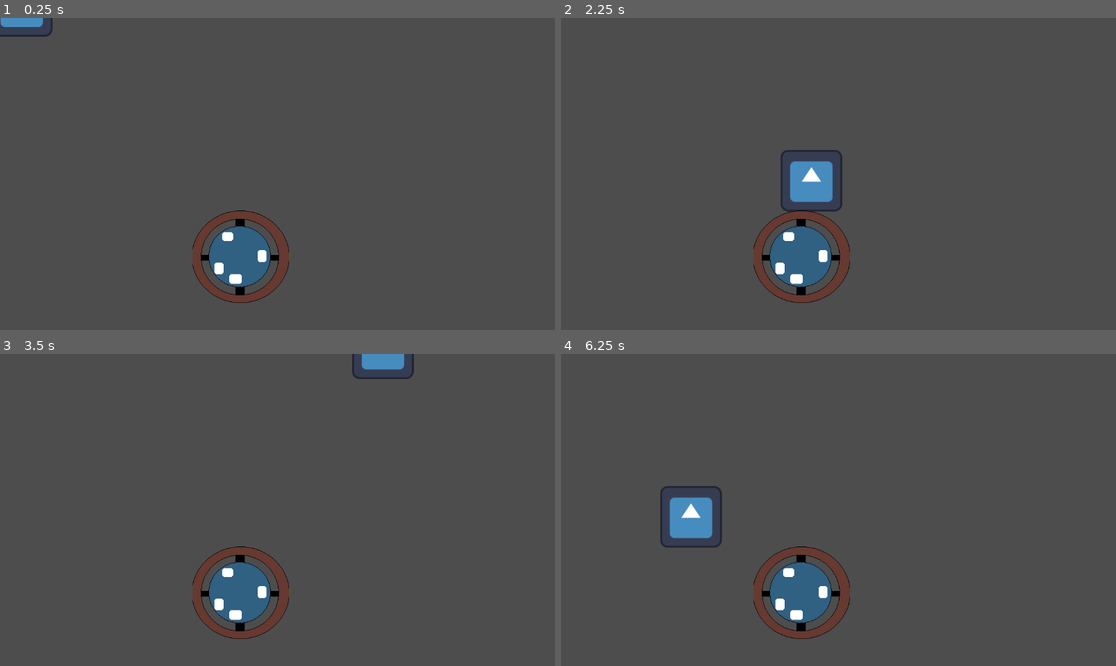
Above: before the commit, frames 1-4 (two rows, left to right).
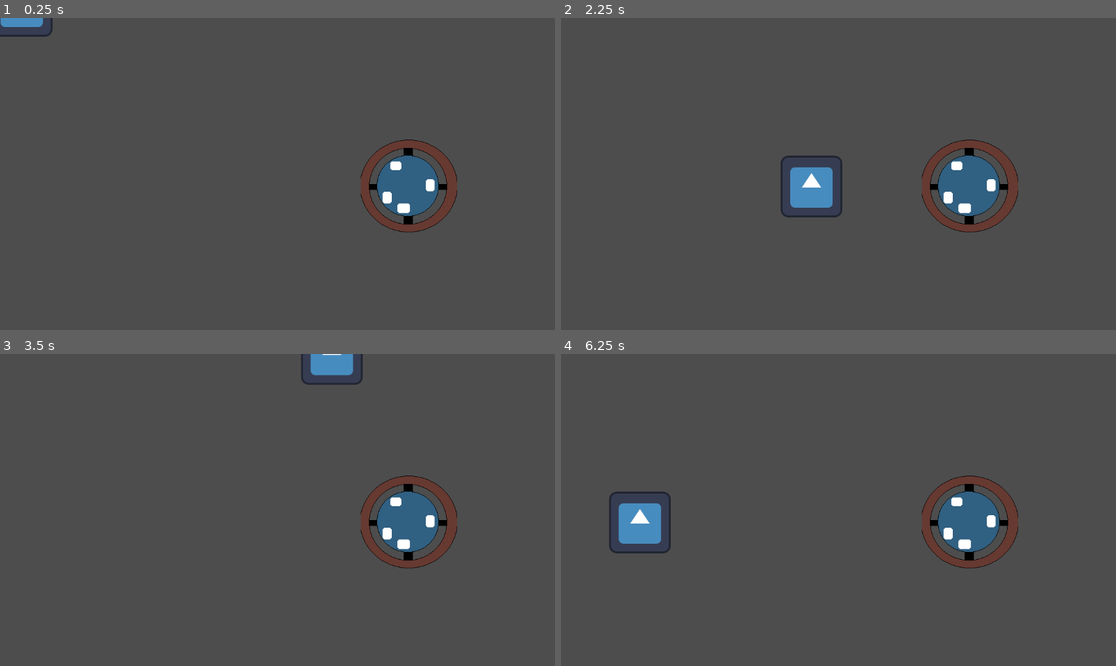
Above: after the commit, the same moments.

Repository: BruhCoVr/Calgary-Hacks-2024
Game: Godot game, scene res://maps/cellblock.tscn
Same seed, same stepped clock (60 frames per second), same inputs: the game is played once before the commit and once after it. This scene is started directly instead of the project's main scene. The engine's default icon, where the game draws it, is replaced by a stand-in: a white triangle on a blue panel in a dark square.
Inputs:
- Up to frame 1 (0.25 s): no input
- Up to frame 2 (2.25 s): tap Enter at 0.5 s; hold D (right) 0.53-1.28 s; tap 1 (spell1) at 0.6 s; hold S (down) 1.28-2.03 s; tap 2 (spell2) at 1.35 s; hold D (right) from 2.03 s (still down); tap 3 (spell3) at 2.1 s
- Up to frame 3 (3.5 s): release D (right) at 2.78 s; hold W (up) from 2.78 s (still down); tap 4 (spell4) at 2.85 s
- Up to frame 4 (6.25 s): release W (up) at 3.53 s; hold A (left) 3.53-5.03 s; tap one key every 0.75 s from 3.6 s: 5 (spell5) 6 (spell6) 1 (spell1) 2 (spell2); hold S (down) 5.03-5.78 s; hold D (right) from 5.78 s (still down)

The runs differ from the first frame. In frame 1, 6.6% of the frame differs, in the area x 34-83%, y 38-92%; in frame 2, 7.3%; in frame 3, 7.8%; in frame 4, 9.1%, in the area x 8-83%, y 38-92%.

Commit message:
started working on lvl1

Diff:
--- a/maps/cellblock.tscn
+++ b/maps/cellblock.tscn
@@ -10,12 +10,15 @@
 [node name="Cellblock" type="Area2D"]
 script = ExtResource("1_r7rrj")
 
+[node name="CollisionShape2D" type="CollisionShape2D" parent="."]
+position = Vector2(878, 1022)
+shape = SubResource("RectangleShape2D_ta4j4")
+
 [node name="Player" parent="." instance=ExtResource("1_gc28x")]
 position = Vector2(45, -25)
 
 [node name="table" parent="." instance=ExtResource("2_vybxd")]
-position = Vector2(500, 500)
+position = Vector2(839, 919)
 
-[node name="CollisionShape2D" type="CollisionShape2D" parent="."]
-position = Vector2(867, -56.3438)
-shape = SubResource("RectangleShape2D_ta4j4")
+[node name="Node2D" parent="." instance=ExtResource("2_vybxd")]
+position = Vector2(849, 353)
Not shown, changed: Sprites/Sprite-funny.png.import
Not shown, changed: Sprites/Sprite-guard-Sheet.png.import
Not shown, changed: Sprites/Sprite-jail-wall.png.import
Not shown, changed: Sprites/Sprite-table.png.import
Not shown, changed: Sprites/fireball-Sheet.png.import
Renamed: Sprites/main character-Sheet.png -> Sprites/main-character-Sheet.png
Not shown, changed: Sprites/main-character-Sheet.png.import
Not shown, changed: Sprites/tile_1.png.import
Not shown, changed: Sprites/tile_2.png.import
Not shown: 1 places in objects/door.tscn that only renumber resources
Not shown: 1 places in objects/node_2d.tscn that only renumber resources
Not shown: 1 places in objects/table.tscn that only renumber resources
